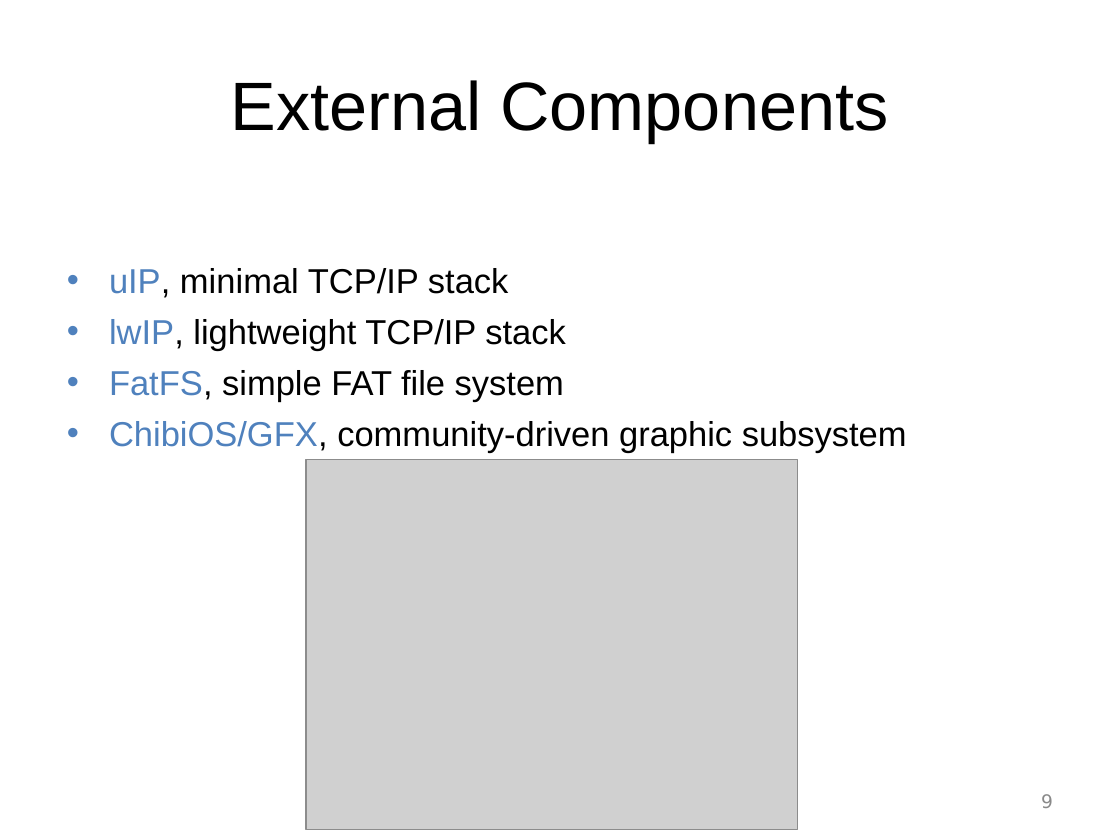
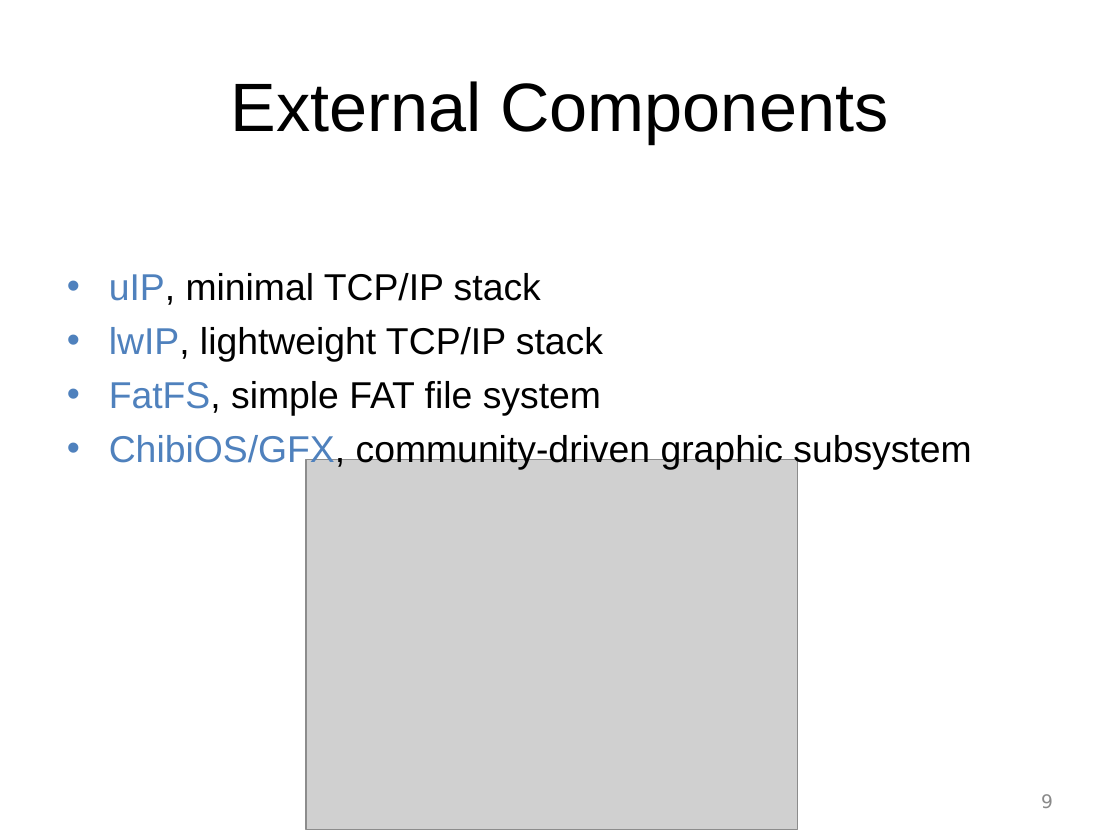
Before and after one commit to mabl/ChibiOS, a slide deck: slide 9 of slides_better_embedded_2012/ChibiOS-RT 1 Introduction.ppt. Drawn at 1120x840 pixels with LibreOffice and Linux fonts; fonts in the diff are those of the drawing; grey boxes stand for pictures; background and template pictures are left out. Boxes give left, top, right and bottom in pixels: in the first picture for what was removed or moved away, otherwise in the second. Text is boxed around its words. In the diff, an @@ line names an element or a change of style, - is before the commit and + after.

```diff
--- a/slides_better_embedded_2012/ChibiOS-RT 1 Introduction.ppt
+++ b/slides_better_embedded_2012/ChibiOS-RT 1 Introduction.ppt
@@ text "uIP, minimal TCP/IP stack" at <box>109,273,971,470</box>: size 22.2 to 24 pt; indent changed @@
```
Also in this commit, not shown: 12 other slides changed, 1 other file.
